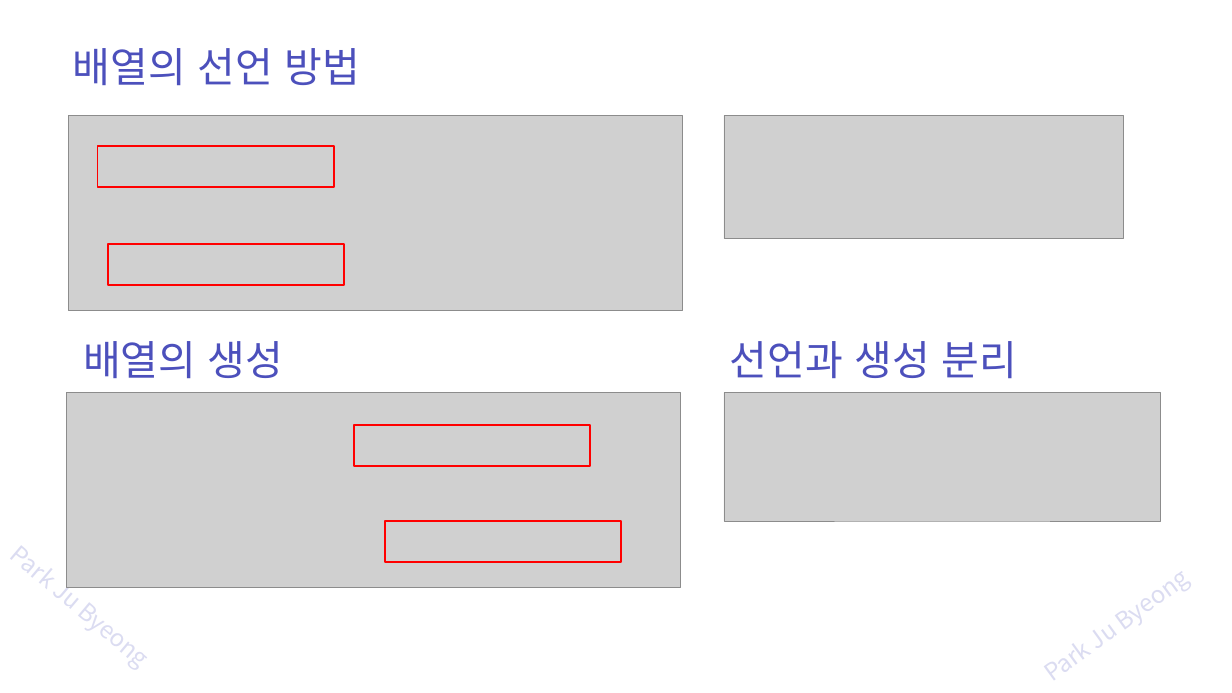
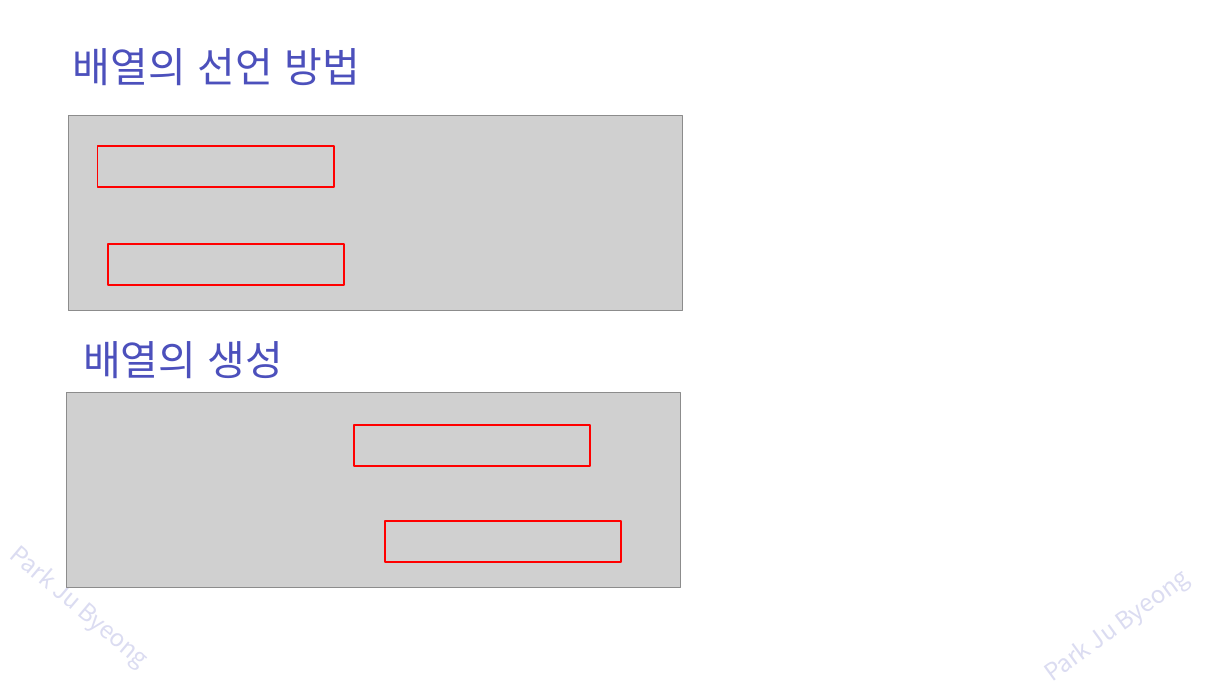
Before and after one commit to zest132/JavaLecture, a slide deck: slide 6 of JavaLecture/LectureFile/java 5강 배열.pptx. Drawn at 1232x693 pixels with LibreOffice and Linux fonts; fonts in the diff are those of the drawing; grey boxes stand for pictures. Boxes give left, top, right and bottom in pixels: in the first picture for what was removed or moved away, otherwise in the second. Text is boxed around its words. In the diff, an @@ line names an element or a change of style, - is before the commit and + after.

```diff
--- a/JavaLecture/LectureFile/java 5강 배열.pptx
+++ b/JavaLecture/LectureFile/java 5강 배열.pptx
@@ picture removed at [724,116,1123,239] @@
@@ text removed at [730,341,1018,379] @@
-선언과 생성 분리
@@ picture removed at [724,393,1161,521] @@
```
Also in this commit, not shown: 1 other slide changed, 1 slide added, 1 other file.
